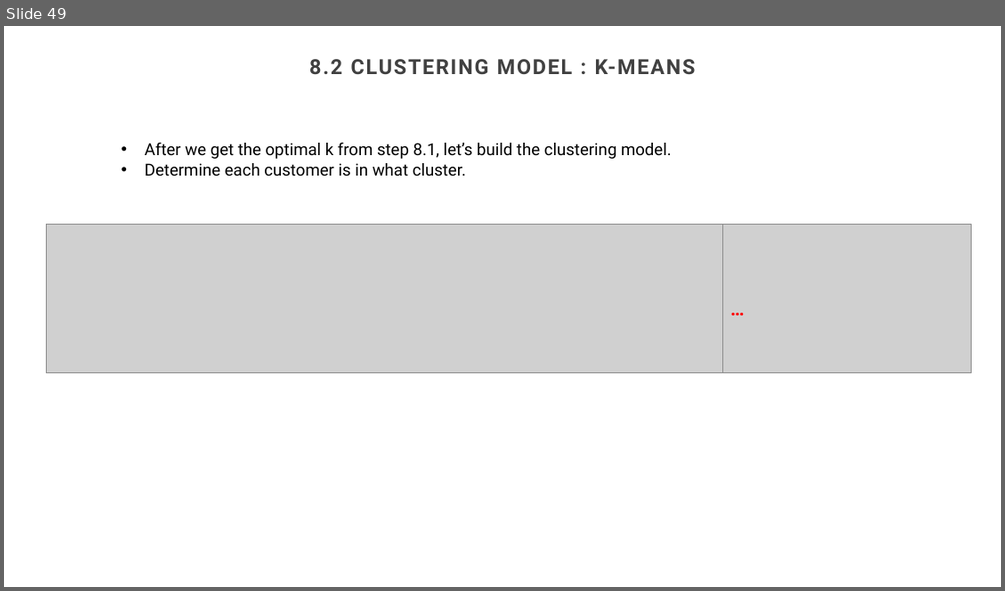
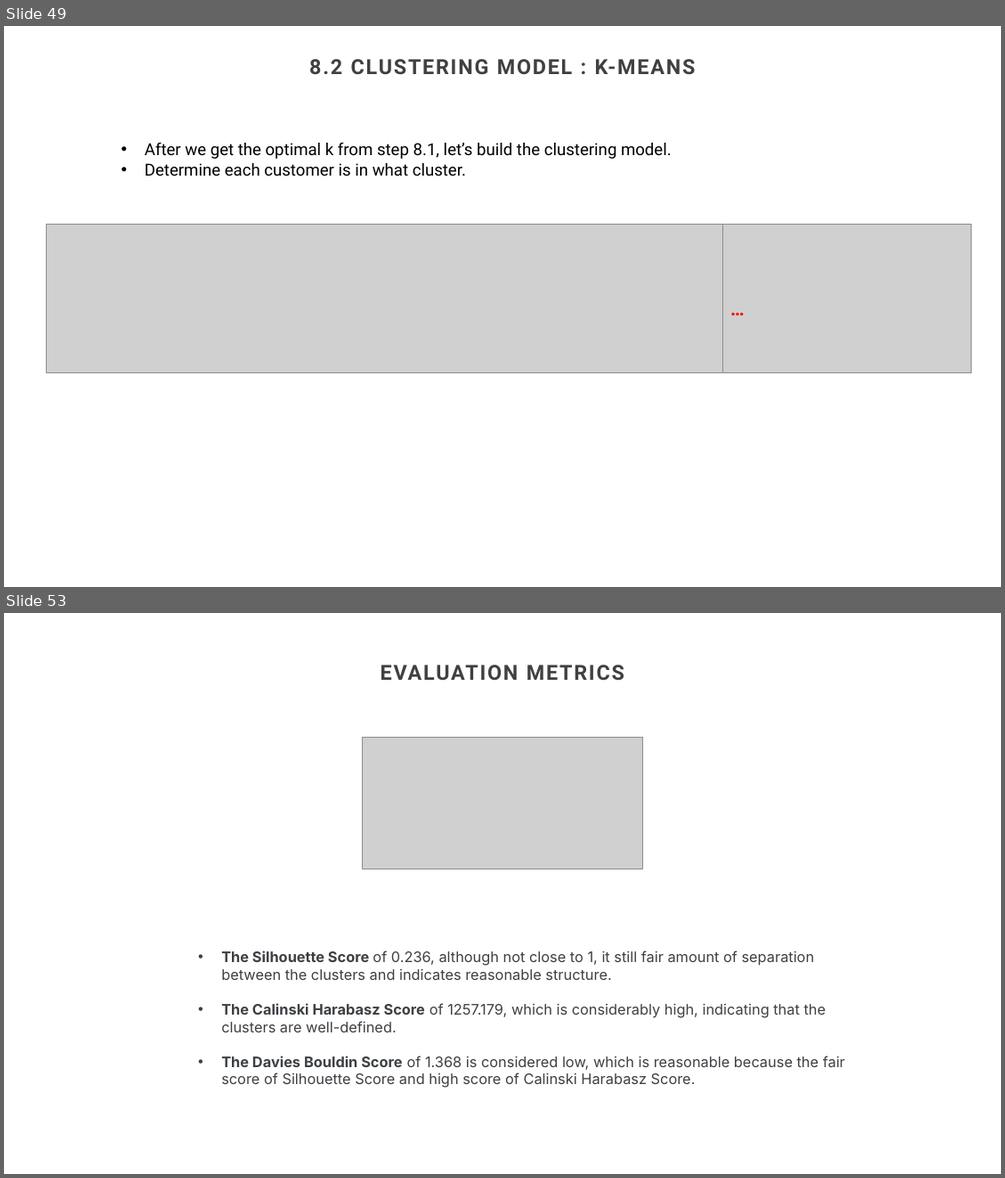
Before and after one commit to GaoWeiChang/Ecommerce_Product_Recommendation_System, a slide deck: CUSTOMER PRODUCT RECOMMENDATION SYSTEM.pptx. Shown one above the other, each under a label of ours: slide 49 before the commit, slides 49 and 53 after it; the slides between them are not shown. The pictures are 1005x591 and 1005x1178 pixels, drawn with LibreOffice and Linux fonts; fonts in the diff are those of the drawing; grey boxes stand for pictures; background and template pictures are left out. Boxes give left, top, right and bottom in pixels: in the first picture for what was removed or moved away, otherwise in the second. Text is boxed around its words. In the diff, an @@ line names an element or a change of style, - is before the commit and + after.

```diff
--- a/CUSTOMER PRODUCT RECOMMENDATION SYSTEM.pptx
+++ b/CUSTOMER PRODUCT RECOMMENDATION SYSTEM.pptx
@@ slide 53 added at [4,613,1001,1174], background #FFFFFF @@
@@ title added at [380,665,624,680], 20 pt, text #404040, bold @@
+EVALUATION METRICS
@@ picture added at [362,737,643,869] @@
@@ text added at [221,950,845,1087], 14 pt, text #3C4043 @@
+• The Silhouette Score of 0.236, although not close to 1, it still fair amount of separation between the clusters and indicates reasonable structure.
+• The Calinski Harabasz Score of 1257.179, which is considerably high, indicating that the clusters are well-defined.
+• The Davies Bouldin Score of 1.368 is considered low, which is reasonable because the fair score of Silhouette Score and high score of Calinski Harabasz Score.
```
Also in this commit, not shown: 8 other slides added, 1 other file.
